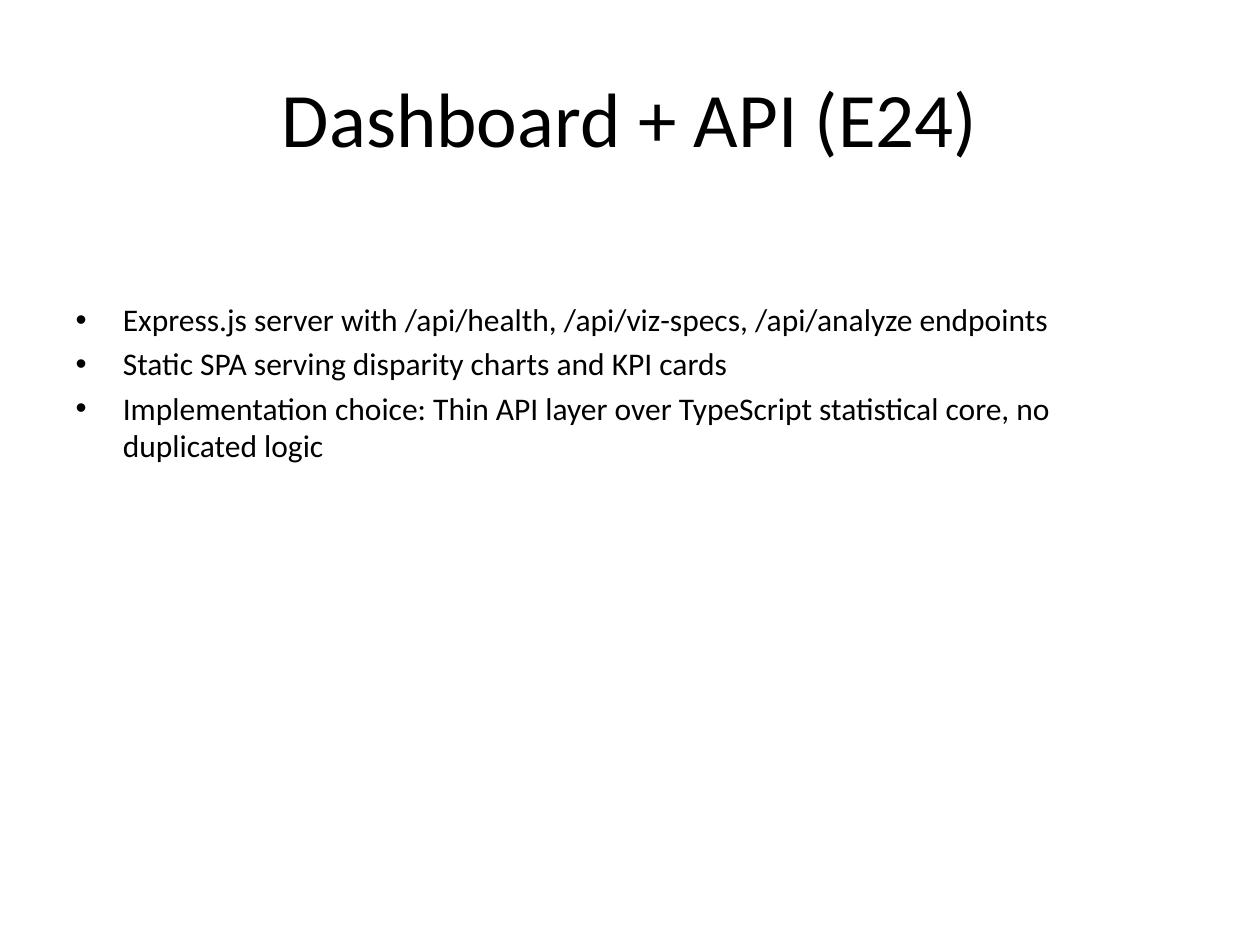
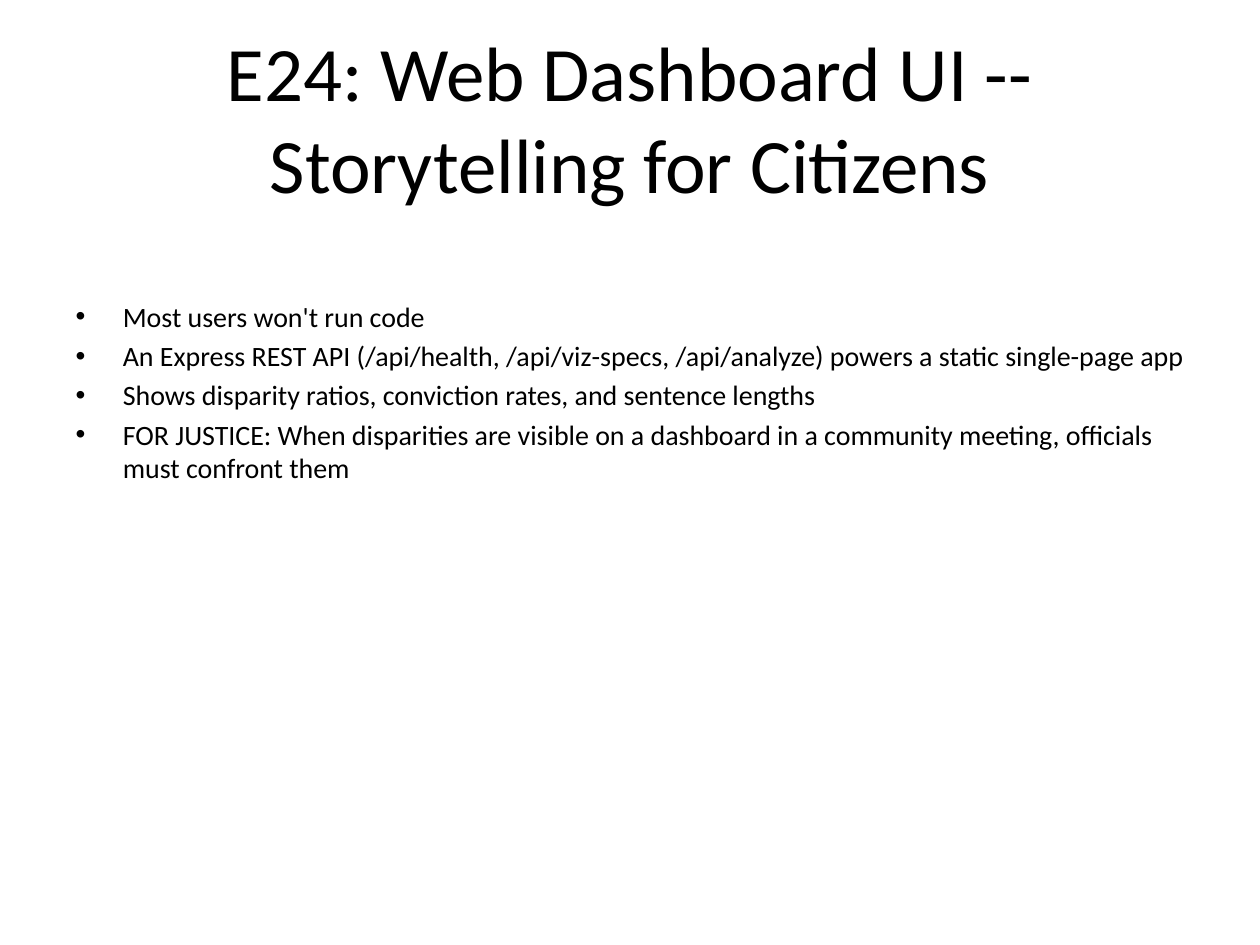
Before and after one commit to elijah/akashic-civics, a slide deck: slide 13 of presentation/akashic_civics_presentation.pptx (slide 11 before the commit). Drawn at 1260x945 pixels with LibreOffice and Linux fonts; fonts in the diff are those of the drawing. Boxes give left, top, right and bottom in pixels: in the first picture for what was removed or moved away, otherwise in the second. Text is boxed around its words. In the diff, an @@ line names an element or a change of style, - is before the commit and + after.

```diff
--- a/presentation/akashic_civics_presentation.pptx
+++ b/presentation/akashic_civics_presentation.pptx
@@ title at box(227, 47, 989, 207): text changed @@
-Dashboard + API (E24)
+E24: Web Dashboard UI -- Storytelling for Citizens
@@ text at box(123, 307, 1183, 479): text changed; size 18 to 16 pt @@
-• Express.js server with /api/health, /api/viz-specs, /api/analyze endpoints
-• Static SPA serving disparity charts and KPI cards
-• Implementation choice: Thin API layer over TypeScript statistical core, no duplicated logic
+• Most users won't run code
+• An Express REST API (/api/health, /api/viz-specs, /api/analyze) powers a static single-page app
+• Shows disparity ratios, conviction rates, and sentence lengths
+• FOR JUSTICE: When disparities are visible on a dashboard in a community meeting, officials must confront them
```
Also in this commit, not shown: 11 other slides changed, 5 slides added, 8 slides removed, 2 other files.
